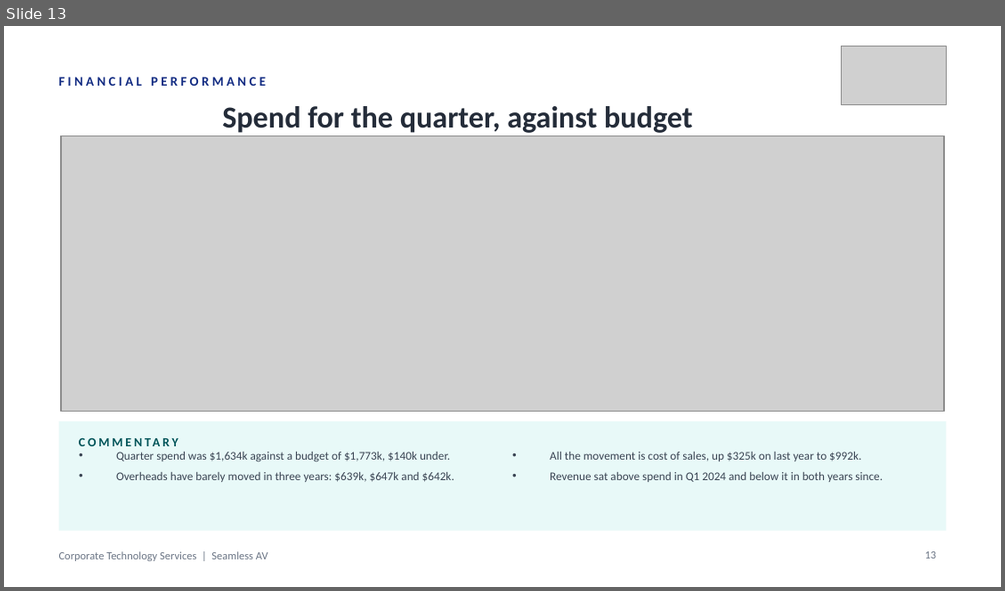
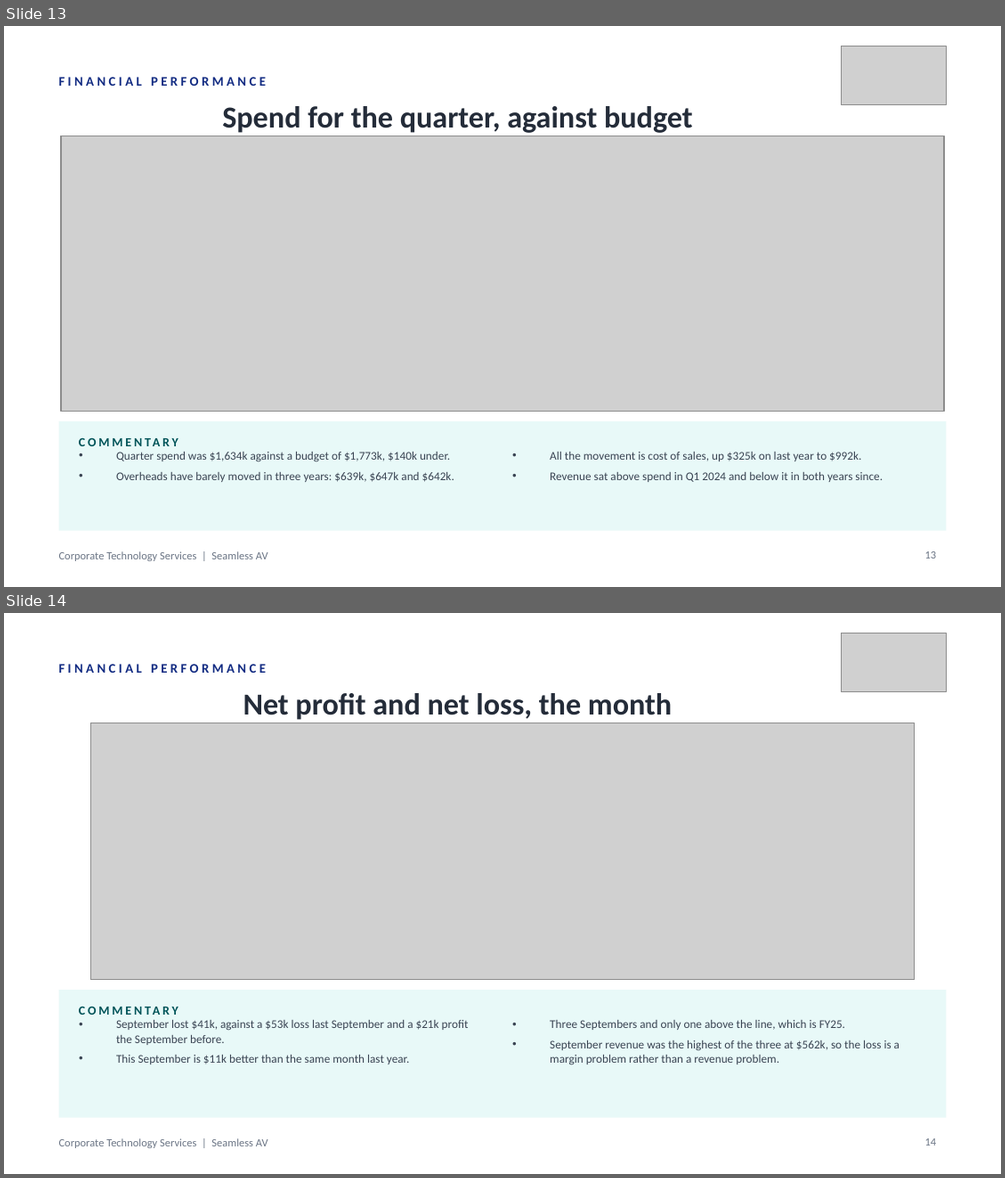
Before and after one commit to WesleyNelson-O33/Claude, a slide deck: deck/CTS Monthly Business Review - 30092026.pptx. Shown one above the other, each under a label of ours: slide 13 before the commit, slides 13 and 14 after it. The pictures are 1005x591 and 1005x1178 pixels, drawn with LibreOffice and Linux fonts; fonts in the diff are those of the drawing; grey boxes stand for pictures. Boxes give left, top, right and bottom in pixels: in the first picture for what was removed or moved away, otherwise in the second. Text is boxed around its words. In the diff, an @@ line names an element or a change of style, - is before the commit and + after.

```diff
--- a/deck/CTS Monthly Business Review - 30092026.pptx
+++ b/deck/CTS Monthly Business Review - 30092026.pptx
@@ slide 14 added at (4, 613, 1001, 1174), background #FFFFFF; not listed: 1 template element that a slide beside it also shows @@
@@ picture added at (841, 633, 946, 691) @@
@@ text added at (59, 664, 266, 673), 9.5 pt, text #122B82, bold @@
+FINANCIAL PERFORMANCE
@@ text added at (243, 693, 672, 720), 22 pt, text #242C39, bold @@
+Net profit and net loss, the month
@@ picture added at (90, 722, 915, 980) @@
@@ rectangle added at (59, 989, 946, 1118), fill #E8F9F8 @@
@@ text added at (79, 997, 378, 1022), 9 pt, text #005358, bold @@
+COMMENTARY
@@ text added at (116, 1020, 469, 1064), 8.5 pt, text #3A4453 @@
+• September lost $41k, against a $53k loss last September and a $21k profit the September before.
+• This September is $11k better than the same month last year.
@@ text added at (550, 1020, 899, 1065), 8.5 pt, text #3A4453 @@
+• Three Septembers and only one above the line, which is FY25.
+• September revenue was the highest of the three at $562k, so the loss is a margin problem rather than a revenue problem.
@@ page number added at (925, 1138, 937, 1145), 8 pt, text #6B7585 @@
+14
```
Also in this commit, not shown: 1 slide changed, 14 other files.
